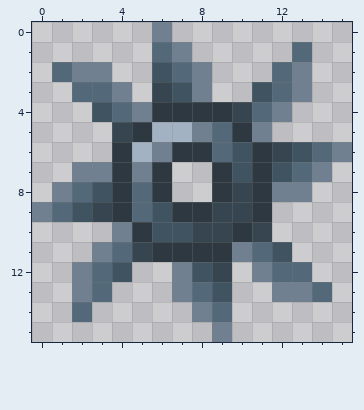
Pixel-art sprite: assets/sprites/obstacles/saw.png. Above, as it was before the edit.
The file is 32x32 pixels, drawn in blocks of 2x2; one block is one cell here.
After the commit:
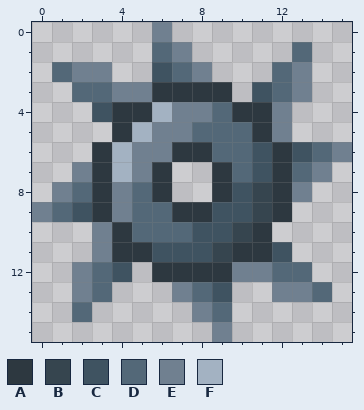
Palette (. is transparent): A #2d3840  B #36454f  C #3f5361  D #536878  E #708090  F #a3b2c2
Change:
y 3: x 5..9 .BCE. -> EAAAA
y 4: x 4..11 DEAAAABD -> AAFEEDAA
y 5: x 4..8 BAFFE -> AFEED; x 10..12 AE. -> DAE
y 6: x 3..5 .AF -> AFE; x 10..12 CAB -> DCA
y 7: x 3..4 EA -> AF; x 10..12 CAC -> DCA
y 8: x 3..4 CA -> AE; x 10..12 BAE -> CBA
y 9: x 3..4 BA -> AE; x 6 C -> D; x 9..12 BBA. -> CCBA
y 10: x 3..11 .EACCBBAB -> EADDDCCBA
y 11: x 4..11 DBAAAAED -> AACCCBAA
y 12: x 6..10 .ECB. -> AAAAE
